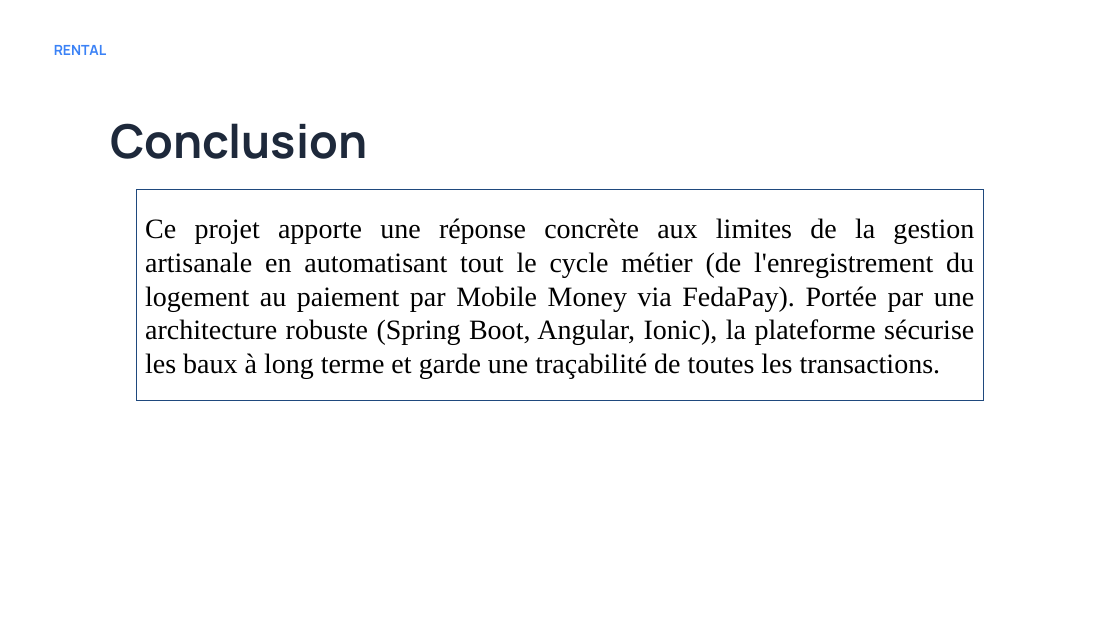
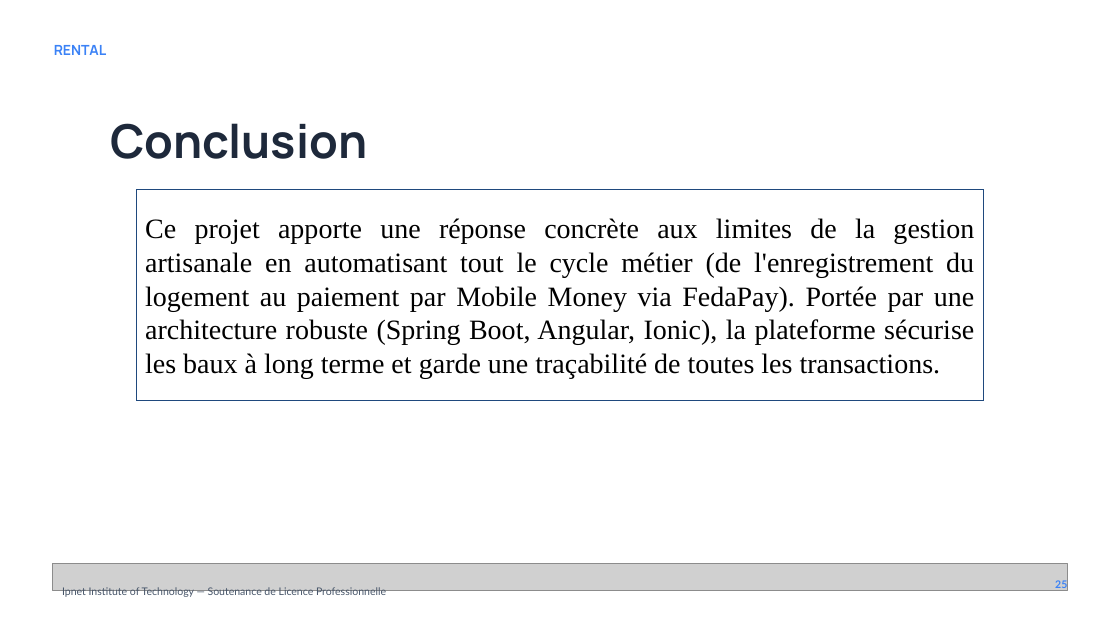
Before and after one commit to xavierGIT04/Soutenance, a slide deck: slide 25 of Soutenance de Licence - GBANDI WAKE (1).pptx (slide 24 before the commit). Drawn at 1120x630 pixels with LibreOffice and Linux fonts; fonts in the diff are those of the drawing; grey boxes stand for pictures; background and template pictures are left out. Boxes give left, top, right and bottom in pixels: in the first picture for what was removed or moved away, otherwise in the second. Text is boxed around its words. In the diff, an @@ line names an element or a change of style, - is before the commit and + after.

```diff
--- a/Soutenance de Licence - GBANDI WAKE (1).pptx
+++ b/Soutenance de Licence - GBANDI WAKE (1).pptx
@@ picture added at (52,564,1067,591) @@
@@ text added at (62,587,386,598), 9 pt, text #475569 @@
+Ipnet Institute of Technology — Soutenance de Licence Professionnelle
@@ text added at (1055,580,1067,591), 9 pt, text #3B82F6, bold @@
+25
```
Also in this commit, not shown: 3 other slides changed, 1 slide added, 1 other file.
